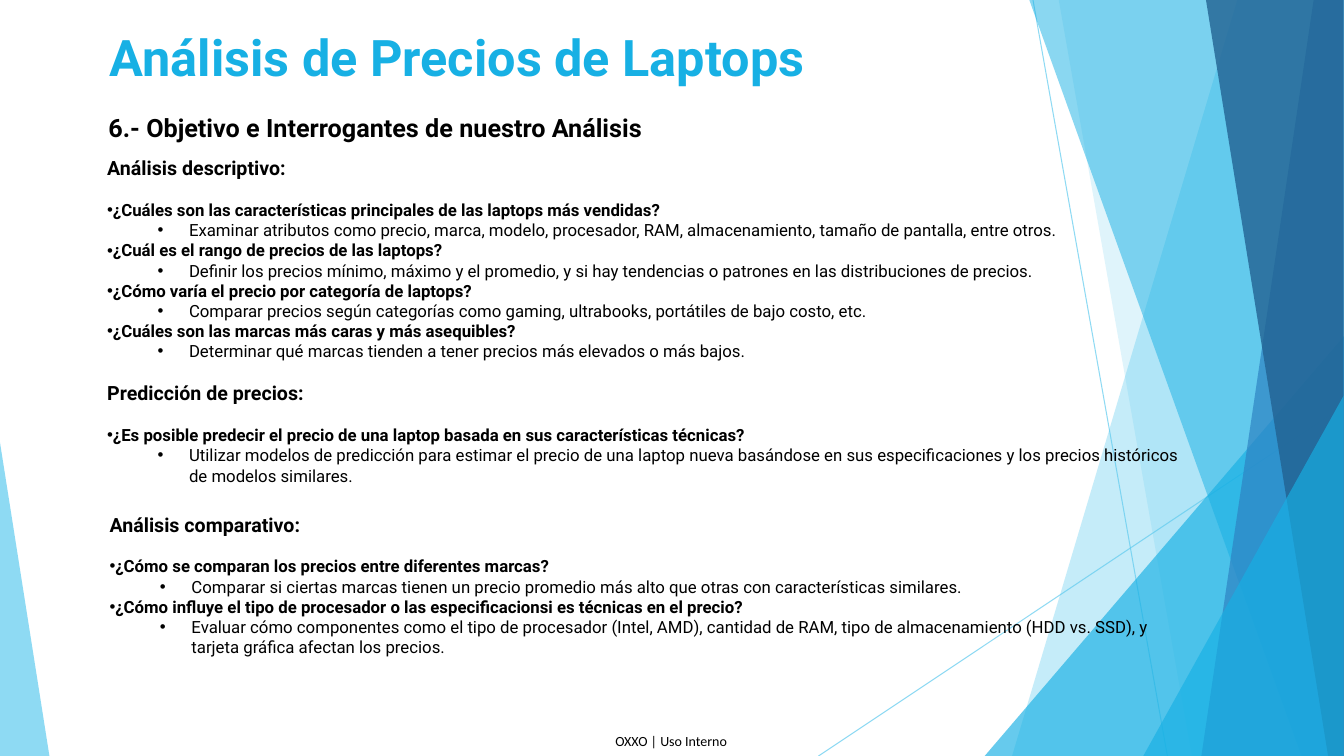
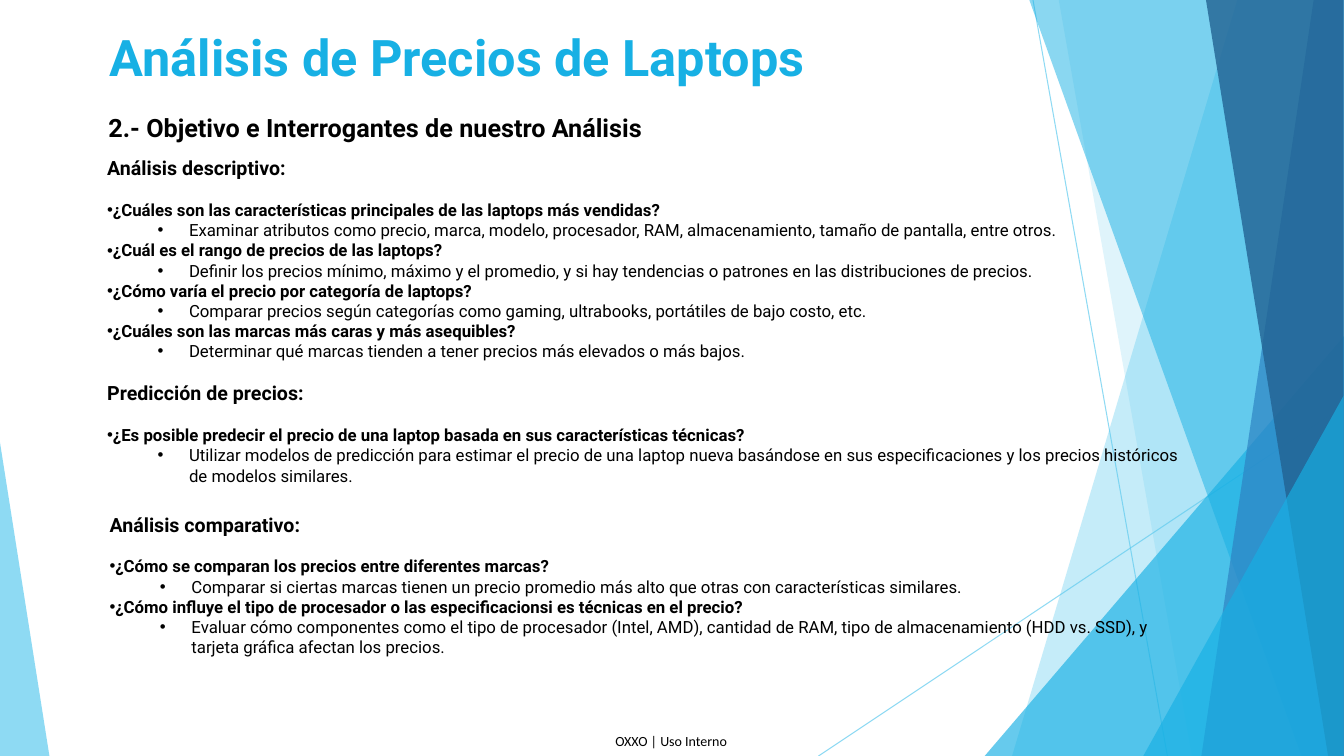
Before and after one commit to pinefox8383/Proyecto_Final_Diplomado, a slide deck: slide 3 of Presentación.pptx (slide 11 before the commit). Drawn at 1344x756 pixels with LibreOffice and Linux fonts; fonts in the diff are those of the drawing. Boxes give left, top, right and bottom in pixels: in the first picture for what was removed or moved away, otherwise in the second. Text is boxed around its words. In the diff, an @@ line names an element or a change of style, - is before the commit and + after.

```diff
--- a/Presentación.pptx
+++ b/Presentación.pptx
@@ text at <box>108,118,642,143</box>: text changed @@
-6.- Objetivo e Interrogantes de nuestro Análisis
+2.- Objetivo e Interrogantes de nuestro Análisis
```
Also in this commit, not shown: 7 other slides changed.
